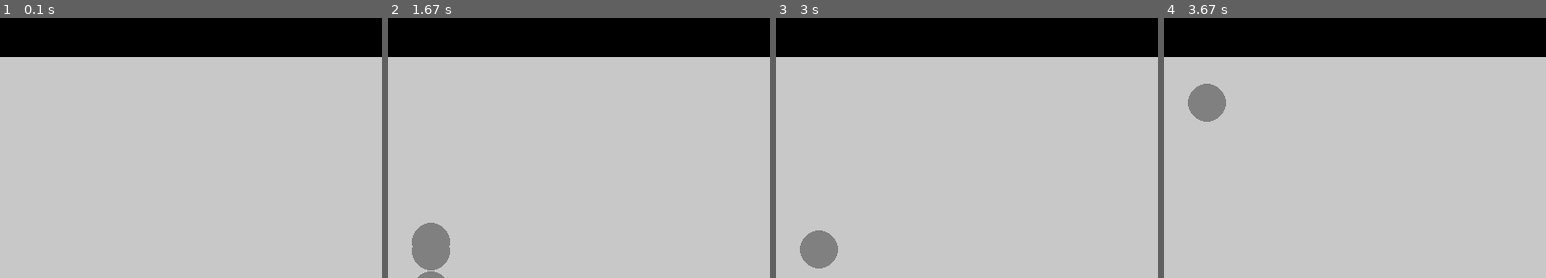
Above: before the commit, frames 1-4 (left to right).
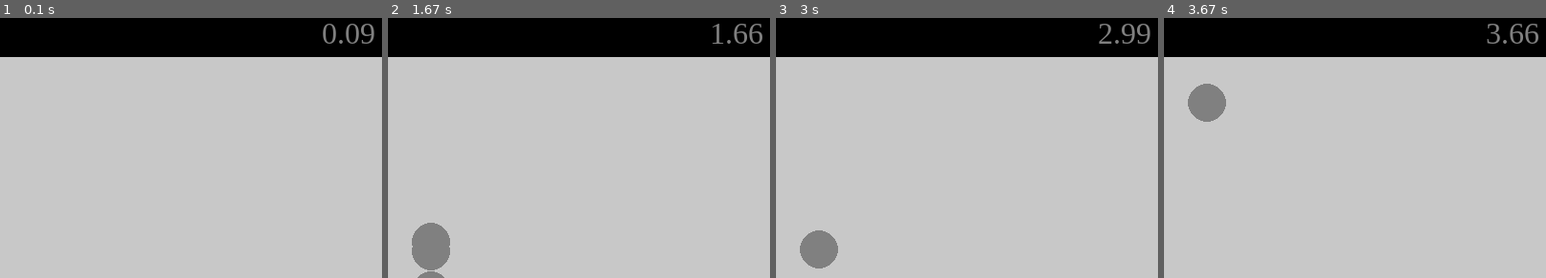
Above: after the commit, the same moments.

Repository: philmuri/GA-project
Game: pygame game, started from game_logic.py
Same seed, same stepped clock (60 frames per second), same inputs: the game is played once before the commit and once after it.
Inputs:
- Up to frame 1 (0.1 s): no input
- Up to frame 2 (1.67 s): no input
- Up to frame 3 (3 s): no input
- Up to frame 4 (3.67 s): no input
The pictures show only the part of the screen within x 4-54%, y 0-50%; the shares and areas given below are measured in that part.

The runs differ from the first frame. In frame 1, 0.4% of the frame differs, in the area x 84-98%, y 2-10%; in frame 2, 0.4%; in frame 3, 0.4%; in frame 4, 0.4%.

Commit message:
feat: added game round timer

Diff:
--- a/game_logic.py
+++ b/game_logic.py
@@ -183,6 +183,11 @@
         screen.blit(text, (x, y_offset))
 
 
+def render_timer(screen, round_time: str, x: int, y: int):
+    font = pg.font.SysFont(FONT_TYPE, FONT_SIZE * 2)
+    text = font.render(f"{round_time:.2f}", True, FONT_COLOR)
+    screen.blit(text, text.get_rect(center=(WIDTH//2, BASE_HEIGHT//2)))
+
 
 # -- GENETIC ALGORITHM GAME --
 def run_game_ga():
@@ -205,6 +210,7 @@
     # - Initialize obstacle
     obstacle = Obstacle()
     # - Data collecton
+    round_time = 0
     n_generation = 0
     best_solution = 0
     previous_best_solution = 0
@@ -240,6 +246,7 @@
             pg.draw.rect(screen, BASE_COLOR, (0, HEIGHT - BASE_HEIGHT, WIDTH, HEIGHT)) # Ground
             pg.draw.rect(screen, BASE_COLOR, (0, 0, WIDTH, BASE_HEIGHT)) # Roof
             render_info_text(screen, ga_states, WIDTH - 180, BASE_HEIGHT + 5) # magic numbers yes
+            render_timer(screen, round_time, 0, 0)
             # - Update players and obstacle
             for player in population:
                 player.update(obstacle)
@@ -300,7 +307,8 @@
 
             pg.display.flip()
 
-        clock.tick(GAME_FPS)
+        game_tick = clock.tick(GAME_FPS)
+        round_time += game_tick / 1000
 
     pg.quit()
     sys.exit()
@@ -372,7 +380,6 @@
 TBD:
 - DATA: Create new folder for data each game run with data if number of generations is significantly large, and also store info like top X best overall times and the corresponding genes
 - Add a system that penalizes flying forever + make jump cooldown another gene?
-- ! Add some text in one of the game corners detailing the genetic algorithm status (generation, settings, current best time, round timer ...)
 - Add a GUI for starting game and restarting game. Start game will show up when game is first booted, restart game will shwo up when population is dead (not for genetic algorith part though; here it will just reset() the game state with the improved player genes)
 - ! ADD another feature to combat degradation effect of mutations on evolution:
     Generations survived as another performance variable. Make a new attribute which counts and adds one to itself each generation.
